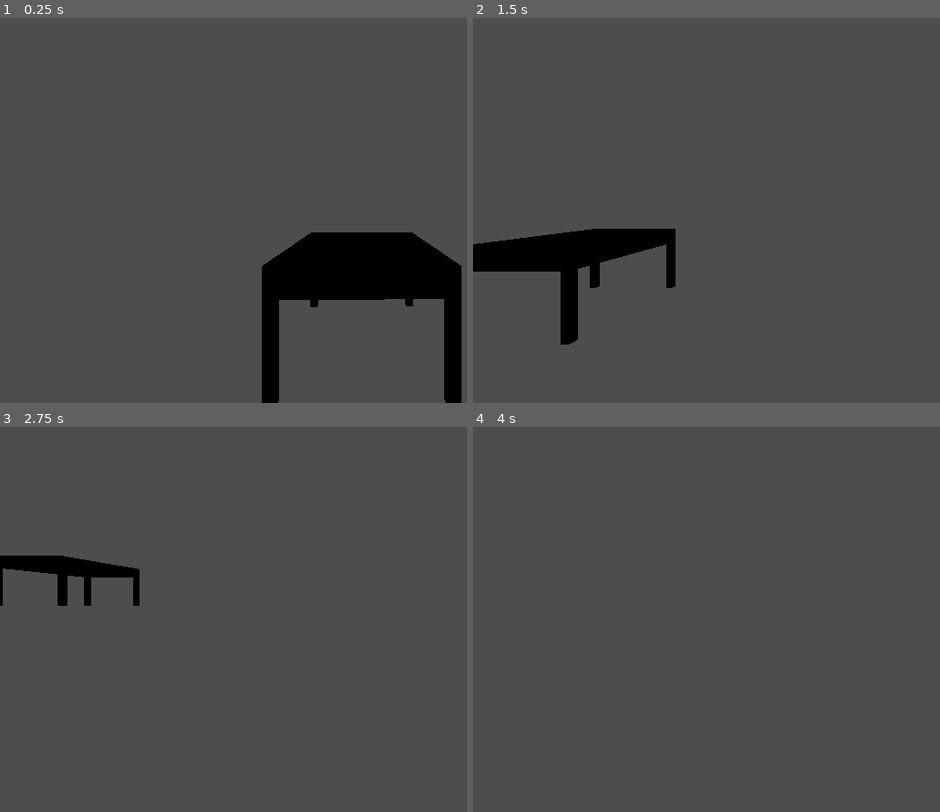
Above: before the commit, frames 1-4 (two rows, left to right).
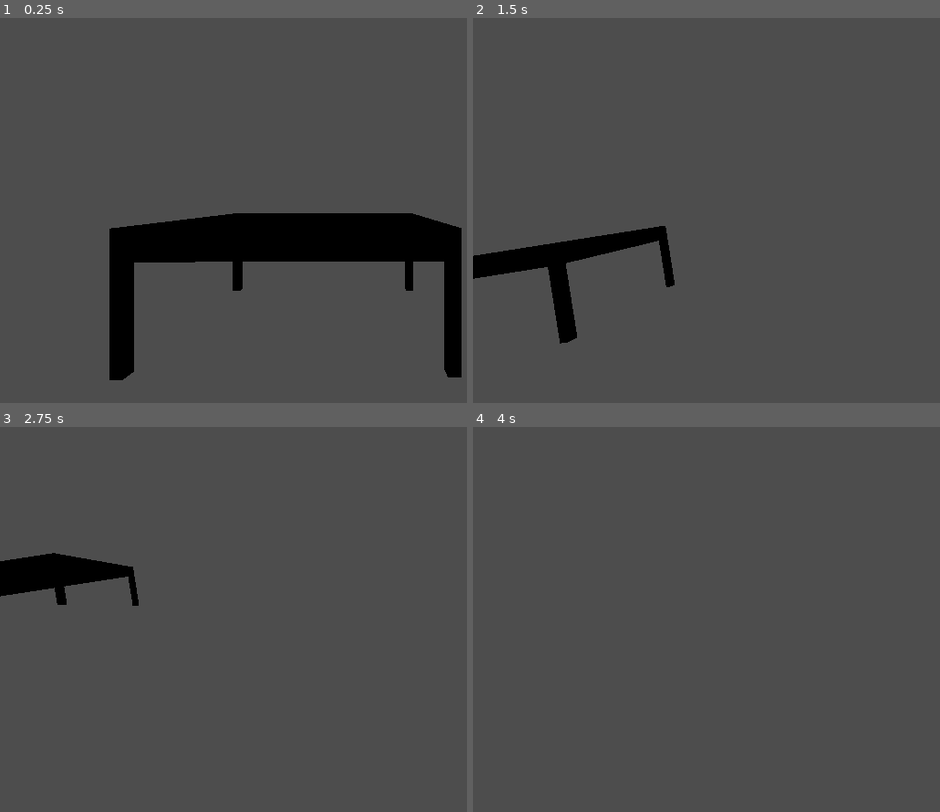
Above: after the commit, the same moments.

Repository: KhalidASC20/Tables
Game: Godot game, scene res://scenes/game.tscn
Two runs of this game, one before a commit and one after it. Both use one fixed random seed, a clock stepped at 60 frames per second and the inputs below.
Inputs:
- Up to frame 1 (0.25 s): no input
- Up to frame 2 (1.5 s): tap Enter (ui_accept) at 0.5, 0.77 s; hold Right (ui_right) 0.53-1.28 s; hold Down (ui_down) from 1.28 s (still down)
- Up to frame 3 (2.75 s): tap Enter (ui_accept) at 1.52 s; release Down (ui_down) at 2.03 s; hold Right (ui_right) from 2.03 s (still down)
- Up to frame 4 (4 s): release Right (ui_right) at 2.78 s; hold Up (ui_up) 2.78-3.53 s; tap Enter (ui_accept) at 3.02, 3.5, 3.77 s; hold Left (ui_left) from 3.53 s (still down)

The runs differ from the first frame. In frame 1, 13% of the frame differs, in the area x 23-99%, y 50-100%; in frame 2, 2.2%; in frame 3, 1.1%; in frame 4, nothing differs.
Error before the commit: Parse Error: Too few arguments for "translated()" call. Expected at least 1 but received 0. (res://scripts/stretch-table.gd:26)

Commit message:
final table mechanics

Diff:
--- a/scenes/table.tscn
+++ b/scenes/table.tscn
@@ -14,16 +14,446 @@
 [sub_resource type="BoxMesh" id="BoxMesh_6hcu0"]
 size = Vector3(0.1, 1, 0.1)
 
+[sub_resource type="Animation" id="Animation_hj6gv"]
+resource_name = "stretch_y"
+loop_mode = 2
+tracks/0/type = "value"
+tracks/0/imported = false
+tracks/0/enabled = true
+tracks/0/path = NodePath("Tabletop:position")
+tracks/0/interp = 1
+tracks/0/loop_wrap = true
+tracks/0/keys = {
+"times": PackedFloat32Array(0, 1),
+"transitions": PackedFloat32Array(1, 1),
+"update": 0,
+"values": [Vector3(0, 1, 0), Vector3(0, 4, 0)]
+}
+tracks/1/type = "value"
+tracks/1/imported = false
+tracks/1/enabled = true
+tracks/1/path = NodePath("Legs:position")
+tracks/1/interp = 1
+tracks/1/loop_wrap = true
+tracks/1/keys = {
+"times": PackedFloat32Array(0, 1),
+"transitions": PackedFloat32Array(1, 1),
+"update": 0,
+"values": [Vector3(0, 1, 0), Vector3(0, 4, 0)]
+}
+tracks/2/type = "value"
+tracks/2/imported = false
+tracks/2/enabled = true
+tracks/2/path = NodePath("Legs/LegRF:shape:size")
+tracks/2/interp = 1
+tracks/2/loop_wrap = true
+tracks/2/keys = {
+"times": PackedFloat32Array(0, 1),
+"transitions": PackedFloat32Array(1, 1),
+"update": 0,
+"values": [Vector3(0.1, 1, 0.1), Vector3(0.1, 4, 0.1)]
+}
+tracks/3/type = "value"
+tracks/3/imported = false
+tracks/3/enabled = true
+tracks/3/path = NodePath("Legs/LegRF/LegRFMesh:mesh:size")
+tracks/3/interp = 1
+tracks/3/loop_wrap = true
+tracks/3/keys = {
+"times": PackedFloat32Array(0, 1),
+"transitions": PackedFloat32Array(1, 1),
+"update": 0,
+"values": [Vector3(0.1, 1, 0.1), Vector3(0.1, 4, 0.1)]
+}
+tracks/4/type = "value"
+tracks/4/imported = false
+tracks/4/enabled = true
+tracks/4/path = NodePath("Legs/LegRF:position")
+tracks/4/interp = 1
+tracks/4/loop_wrap = true
+tracks/4/keys = {
+"times": PackedFloat32Array(0, 1),
+"transitions": PackedFloat32Array(1, 1),
+"update": 0,
+"values": [Vector3(0.95, -0.5, 0.7), Vector3(0.95, -2, 0.7)]
+}
+tracks/5/type = "value"
+tracks/5/imported = false
+tracks/5/enabled = true
+tracks/5/path = NodePath("Legs/LegLF:position")
+tracks/5/interp = 1
+tracks/5/loop_wrap = true
+tracks/5/keys = {
+"times": PackedFloat32Array(0, 1),
+"transitions": PackedFloat32Array(1, 1),
+"update": 0,
+"values": [Vector3(-0.95, -0.5, 0.7), Vector3(-0.95, -2, 0.7)]
+}
+tracks/6/type = "value"
+tracks/6/imported = false
+tracks/6/enabled = true
+tracks/6/path = NodePath("Legs/LegRB:position")
+tracks/6/interp = 1
+tracks/6/loop_wrap = true
+tracks/6/keys = {
+"times": PackedFloat32Array(0, 1),
+"transitions": PackedFloat32Array(1, 1),
+"update": 0,
+"values": [Vector3(0.95, -0.5, -0.7), Vector3(0.95, -2, -0.7)]
+}
+tracks/7/type = "value"
+tracks/7/imported = false
+tracks/7/enabled = true
+tracks/7/path = NodePath("Legs/LegLB:position")
+tracks/7/interp = 1
+tracks/7/loop_wrap = true
+tracks/7/keys = {
+"times": PackedFloat32Array(0, 1),
+"transitions": PackedFloat32Array(1, 1),
+"update": 0,
+"values": [Vector3(-0.95, -0.5, -0.7), Vector3(-0.95, -2, -0.7)]
+}
+
+[sub_resource type="Animation" id="Animation_cpqfw"]
+length = 0.001
+tracks/0/type = "value"
+tracks/0/imported = false
+tracks/0/enabled = true
+tracks/0/path = NodePath("Tabletop:position")
+tracks/0/interp = 1
+tracks/0/loop_wrap = true
+tracks/0/keys = {
+"times": PackedFloat32Array(0),
+"transitions": PackedFloat32Array(1),
+"update": 0,
+"values": [Vector3(0, 1, 0)]
+}
+tracks/1/type = "value"
+tracks/1/imported = false
+tracks/1/enabled = true
+tracks/1/path = NodePath("Legs:position")
+tracks/1/interp = 1
+tracks/1/loop_wrap = true
+tracks/1/keys = {
+"times": PackedFloat32Array(0),
+"transitions": PackedFloat32Array(1),
+"update": 0,
+"values": [Vector3(0, 1, 0)]
+}
+tracks/2/type = "value"
+tracks/2/imported = false
+tracks/2/enabled = true
+tracks/2/path = NodePath("Legs/LegRF:shape:size")
+tracks/2/interp = 1
+tracks/2/loop_wrap = true
+tracks/2/keys = {
+"times": PackedFloat32Array(0),
+"transitions": PackedFloat32Array(1),
+"update": 0,
+"values": [Vector3(0.1, 1, 0.1)]
+}
+tracks/3/type = "value"
+tracks/3/imported = false
+tracks/3/enabled = true
+tracks/3/path = NodePath("Legs/LegRF/LegRFMesh:mesh:size")
+tracks/3/interp = 1
+tracks/3/loop_wrap = true
+tracks/3/keys = {
+"times": PackedFloat32Array(0),
+"transitions": PackedFloat32Array(1),
+"update": 0,
+"values": [Vector3(0.1, 1, 0.1)]
+}
+tracks/4/type = "value"
+tracks/4/imported = false
+tracks/4/enabled = true
+tracks/4/path = NodePath("Legs/LegRF:position")
+tracks/4/interp = 1
+tracks/4/loop_wrap = true
+tracks/4/keys = {
+"times": PackedFloat32Array(0),
+"transitions": PackedFloat32Array(1),
+"update": 0,
+"values": [Vector3(0.95, -0.5, 0.7)]
+}
+tracks/5/type = "value"
+tracks/5/imported = false
+tracks/5/enabled = true
+tracks/5/path = NodePath("Legs/LegLF:position")
+tracks/5/interp = 1
+tracks/5/loop_wrap = true
+tracks/5/keys = {
+"times": PackedFloat32Array(0),
+"transitions": PackedFloat32Array(1),
+"update": 0,
+"values": [Vector3(-0.95, -0.5, 0.7)]
+}
+tracks/6/type = "value"
+tracks/6/imported = false
+tracks/6/enabled = true
+tracks/6/path = NodePath("Legs/LegRB:position")
+tracks/6/interp = 1
+tracks/6/loop_wrap = true
+tracks/6/keys = {
+"times": PackedFloat32Array(0),
+"transitions": PackedFloat32Array(1),
+"update": 0,
+"values": [Vector3(0.95, -0.5, -0.7)]
+}
+tracks/7/type = "value"
+tracks/7/imported = false
+tracks/7/enabled = true
+tracks/7/path = NodePath("Legs/LegLB:position")
+tracks/7/interp = 1
+tracks/7/loop_wrap = true
+tracks/7/keys = {
+"times": PackedFloat32Array(0),
+"transitions": PackedFloat32Array(1),
+"update": 0,
+"values": [Vector3(-0.95, -0.5, -0.7)]
+}
+tracks/8/type = "value"
+tracks/8/imported = false
+tracks/8/enabled = true
+tracks/8/path = NodePath("Tabletop/TableTopCollider:shape:size")
+tracks/8/interp = 1
+tracks/8/loop_wrap = true
+tracks/8/keys = {
+"times": PackedFloat32Array(0),
+"transitions": PackedFloat32Array(1),
+"update": 0,
+"values": [Vector3(2, 0.25, 1.5)]
+}
+tracks/9/type = "value"
+tracks/9/imported = false
+tracks/9/enabled = true
+tracks/9/path = NodePath("Tabletop/TableTopCollider/TableTopMesh:mesh:size")
+tracks/9/interp = 1
+tracks/9/loop_wrap = true
+tracks/9/keys = {
+"times": PackedFloat32Array(0),
+"transitions": PackedFloat32Array(1),
+"update": 0,
+"values": [Vector3(2, 0.25, 1.5)]
+}
+
+[sub_resource type="Animation" id="Animation_38xek"]
+resource_name = "stretch_x"
+loop_mode = 2
+tracks/0/type = "value"
+tracks/0/imported = false
+tracks/0/enabled = true
+tracks/0/path = NodePath("Tabletop:position")
+tracks/0/interp = 1
+tracks/0/loop_wrap = true
+tracks/0/keys = {
+"times": PackedFloat32Array(0, 1),
+"transitions": PackedFloat32Array(1, 1),
+"update": 0,
+"values": [Vector3(0, 1, 0), Vector3(-3, 1, 0)]
+}
+tracks/1/type = "value"
+tracks/1/imported = false
+tracks/1/enabled = true
+tracks/1/path = NodePath("Tabletop/TableTopCollider:shape:size")
+tracks/1/interp = 1
+tracks/1/loop_wrap = true
+tracks/1/keys = {
+"times": PackedFloat32Array(0, 1),
+"transitions": PackedFloat32Array(1, 1),
+"update": 0,
+"values": [Vector3(2, 0.25, 1.5), Vector3(8, 0.25, 1.5)]
+}
+tracks/2/type = "value"
+tracks/2/imported = false
+tracks/2/enabled = true
+tracks/2/path = NodePath("Tabletop/TableTopCollider/TableTopMesh:mesh:size")
+tracks/2/interp = 1
+tracks/2/loop_wrap = true
+tracks/2/keys = {
+"times": PackedFloat32Array(0, 1),
+"transitions": PackedFloat32Array(1, 1),
+"update": 0,
+"values": [Vector3(2, 0.25, 1.5), Vector3(8, 0.25, 1.5)]
+}
+tracks/3/type = "value"
+tracks/3/imported = false
+tracks/3/enabled = true
+tracks/3/path = NodePath("Legs:position")
+tracks/3/interp = 1
+tracks/3/loop_wrap = true
+tracks/3/keys = {
+"times": PackedFloat32Array(0, 1),
+"transitions": PackedFloat32Array(1, 1),
+"update": 0,
+"values": [Vector3(0, 1, 0), Vector3(-3, 1, 0)]
+}
+tracks/4/type = "value"
+tracks/4/imported = false
+tracks/4/enabled = true
+tracks/4/path = NodePath("Legs/LegRF:position")
+tracks/4/interp = 1
+tracks/4/loop_wrap = true
+tracks/4/keys = {
+"times": PackedFloat32Array(0, 1),
+"transitions": PackedFloat32Array(1, 1),
+"update": 0,
+"values": [Vector3(0.95, -0.5, 0.7), Vector3(3.95, -0.5, 0.7)]
+}
+tracks/5/type = "value"
+tracks/5/imported = false
+tracks/5/enabled = true
+tracks/5/path = NodePath("Legs/LegLF:position")
+tracks/5/interp = 1
+tracks/5/loop_wrap = true
+tracks/5/keys = {
+"times": PackedFloat32Array(0, 1),
+"transitions": PackedFloat32Array(1, 1),
+"update": 0,
+"values": [Vector3(-0.95, -0.5, 0.7), Vector3(-3.95, -0.5, 0.7)]
+}
+tracks/6/type = "value"
+tracks/6/imported = false
+tracks/6/enabled = true
+tracks/6/path = NodePath("Legs/LegRB:position")
+tracks/6/interp = 1
+tracks/6/loop_wrap = true
+tracks/6/keys = {
+"times": PackedFloat32Array(0, 1),
+"transitions": PackedFloat32Array(1, 1),
+"update": 0,
+"values": [Vector3(0.95, -0.5, -0.7), Vector3(3.95, -0.5, -0.7)]
+}
+tracks/7/type = "value"
+tracks/7/imported = false
+tracks/7/enabled = true
+tracks/7/path = NodePath("Legs/LegLB:position")
+tracks/7/interp = 1
+tracks/7/loop_wrap = true
+tracks/7/keys = {
+"times": PackedFloat32Array(0, 1),
+"transitions": PackedFloat32Array(1, 1),
+"update": 0,
+"values": [Vector3(-0.95, -0.5, -0.7), Vector3(-3.95, -0.5, -0.7)]
+}
+
+[sub_resource type="Animation" id="Animation_oxerp"]
+resource_name = "stretch_z"
+tracks/0/type = "value"
+tracks/0/imported = false
+tracks/0/enabled = true
+tracks/0/path = NodePath("Tabletop/TableTopCollider:shape:size")
+tracks/0/interp = 1
+tracks/0/loop_wrap = true
+tracks/0/keys = {
+"times": PackedFloat32Array(0, 1),
+"transitions": PackedFloat32Array(1, 1),
+"update": 0,
+"values": [Vector3(2, 0.25, 1.5), Vector3(2, 0.25, 6)]
+}
+tracks/1/type = "value"
+tracks/1/imported = false
+tracks/1/enabled = true
+tracks/1/path = NodePath("Tabletop/TableTopCollider/TableTopMesh:mesh:size")
+tracks/1/interp = 1
+tracks/1/loop_wrap = true
+tracks/1/keys = {
+"times": PackedFloat32Array(0, 1),
+"transitions": PackedFloat32Array(1, 1),
+"update": 0,
+"values": [Vector3(2, 0.25, 1.5), Vector3(2, 0.25, 6)]
+}
+tracks/2/type = "value"
+tracks/2/imported = false
+tracks/2/enabled = true
+tracks/2/path = NodePath("Tabletop:position")
+tracks/2/interp = 1
+tracks/2/loop_wrap = true
+tracks/2/keys = {
+"times": PackedFloat32Array(0, 1),
+"transitions": PackedFloat32Array(1, 1),
+"update": 0,
+"values": [Vector3(0, 1, 0), Vector3(0, 1, 2.25)]
+}
+tracks/3/type = "value"
+tracks/3/imported = false
+tracks/3/enabled = true
+tracks/3/path = NodePath("Legs:position")
+tracks/3/interp = 1
+tracks/3/loop_wrap = true
+tracks/3/keys = {
+"times": PackedFloat32Array(0, 1),
+"transitions": PackedFloat32Array(1, 1),
+"update": 0,
+"values": [Vector3(0, 1, 0), Vector3(0, 1, 2.25)]
+}
+tracks/4/type = "value"
+tracks/4/imported = false
+tracks/4/enabled = true
+tracks/4/path = NodePath("Legs/LegRF:position")
+tracks/4/interp = 1
+tracks/4/loop_wrap = true
+tracks/4/keys = {
+"times": PackedFloat32Array(0, 1),
+"transitions": PackedFloat32Array(1, 1),
+"update": 0,
+"values": [Vector3(0.95, -0.5, 0.7), Vector3(0.95, -0.5, 2.95)]
+}
+tracks/5/type = "value"
+tracks/5/imported = false
+tracks/5/enabled = true
+tracks/5/path = NodePath("Legs/LegLF:position")
+tracks/5/interp = 1
+tracks/5/loop_wrap = true
+tracks/5/keys = {
+"times": PackedFloat32Array(0, 1),
+"transitions": PackedFloat32Array(1, 1),
+"update": 0,
+"values": [Vector3(-0.95, -0.5, 0.7), Vector3(-0.95, -0.5, 2.95)]
+}
+tracks/6/type = "value"
+tracks/6/imported = false
+tracks/6/enabled = true
+tracks/6/path = NodePath("Legs/LegRB:position")
+tracks/6/interp = 1
+tracks/6/loop_wrap = true
+tracks/6/keys = {
+"times": PackedFloat32Array(0, 1),
+"transitions": PackedFloat32Array(1, 1),
+"update": 0,
+"values": [Vector3(0.95, -0.5, -0.7), Vector3(0.95, -0.5, -2.95)]
+}
+tracks/7/type = "value"
+tracks/7/imported = false
+tracks/7/enabled = true
+tracks/7/path = NodePath("Legs/LegLB:position")
+tracks/7/interp = 1
+tracks/7/loop_wrap = true
+tracks/7/keys = {
+"times": PackedFloat32Array(0, 1),
+"transitions": PackedFloat32Array(1, 1),
+"update": 0,
+"values": [Vector3(-0.95, -0.5, -0.7), Vector3(-0.95, -0.5, -2.95)]
+}
+
+[sub_resource type="AnimationLibrary" id="AnimationLibrary_tumh8"]
+_data = {
+"RESET": SubResource("Animation_cpqfw"),
+"stretch_x": SubResource("Animation_38xek"),
+"stretch_y": SubResource("Animation_hj6gv"),
+"stretch_z": SubResource("Animation_oxerp")
+}
+
 [node name="Table" type="Node3D"]
 script = ExtResource("1_6ud5r")
 
 [node name="Tabletop" type="RigidBody3D" parent="."]
 transform = Transform3D(1, 0, 0, 0, 1, 0, 0, 0, 1, 0, 1, 0)
 
-[node name="TableTop" type="CollisionShape3D" parent="Tabletop"]
+[node name="TableTopCollider" type="CollisionShape3D" parent="Tabletop"]
 shape = SubResource("BoxShape3D_qakp3")
 
-[node name="TableTopMesh" type="MeshInstance3D" parent="Tabletop/TableTop"]
+[node name="TableTopMesh" type="MeshInstance3D" parent="Tabletop/TableTopCollider"]
 mesh = SubResource("BoxMesh_yrcck")
 skeleton = NodePath("../../..")
 
@@ -32,10 +462,10 @@
 node_b = NodePath("../../Legs")
 
 [node name="Legs" type="RigidBody3D" parent="."]
-transform = Transform3D(1, 0, 0, 0, 1, 0, 0, 0, 1, 0, 0.55, 0)
+transform = Transform3D(1, 0, 0, 0, 1, 0, 0, 0, 1, 0, 1, 0)
 
 [node name="LegRF" type="CollisionShape3D" parent="Legs"]
-transform = Transform3D(1, 0, 0, 0, 1, 0, 0, 0, 1, 0.95, 0, 0.7)
+transform = Transform3D(1, 0, 0, 0, 1, 0, 0, 0, 1, 0.95, -0.5, 0.7)
 shape = SubResource("BoxShape3D_frbb1")
 
 [node name="LegRFMesh" type="MeshInstance3D" parent="Legs/LegRF"]
@@ -43,7 +473,7 @@
 skeleton = NodePath("../../LegRB")
 
 [node name="LegLF" type="CollisionShape3D" parent="Legs"]
-transform = Transform3D(1, 0, 0, 0, 1, 0, 0, 0, 1, -0.95, 0, 0.7)
+transform = Transform3D(1, 0, 0, 0, 1, 0, 0, 0, 1, -0.95, -0.5, 0.7)
 shape = SubResource("BoxShape3D_frbb1")
 
 [node name="LegLFMesh" type="MeshInstance3D" parent="Legs/LegLF"]
@@ -51,16 +481,21 @@
 skeleton = NodePath("../../LegRB")
 
 [node name="LegRB" type="CollisionShape3D" parent="Legs"]
-transform = Transform3D(1, 0, 0, 0, 1, 0, 0, 0, 1, 0.95, 0, -0.7)
+transform = Transform3D(1, 0, 0, 0, 1, 0, 0, 0, 1, 0.95, -0.5, -0.7)
 shape = SubResource("BoxShape3D_frbb1")
 
 [node name="LegRBMesh" type="MeshInstance3D" parent="Legs/LegRB"]
 mesh = SubResource("BoxMesh_6hcu0")
 
 [node name="LegLB" type="CollisionShape3D" parent="Legs"]
-transform = Transform3D(1, 0, 0, 0, 1, 0, 0, 0, 1, -0.95, 0, -0.7)
+transform = Transform3D(1, 0, 0, 0, 1, 0, 0, 0, 1, -0.95, -0.5, -0.7)
 shape = SubResource("BoxShape3D_frbb1")
 
 [node name="LegLBMesh" type="MeshInstance3D" parent="Legs/LegLB"]
 mesh = SubResource("BoxMesh_6hcu0")
 skeleton = NodePath("../../LegRB")
+
+[node name="AnimationPlayer" type="AnimationPlayer" parent="."]
+libraries = {
+"": SubResource("AnimationLibrary_tumh8")
+}
--- a/scripts/stretch-table.gd
+++ b/scripts/stretch-table.gd
@@ -1,47 +1,31 @@
 extends Node3D
-
-const LOWER_BOUND = 0.5
-const UPPER_BOUND = 5
-
-@onready var tabletop = $Tabletop.find_children("*")
-@onready var legs = $Legs.find_children("*")
+@onready var stretcher: AnimationPlayer = $AnimationPlayer
 
 # Called when the node enters the scene tree for the first time.
 func _ready() -> void:
-	print(legs)
-	print(tabletop)
-	pass
+	stretch("z")
 
 # Called every frame. 'delta' is the elapsed time since the previous frame.
 func _process(delta: float) -> void:
-	var scale_factor = 1.001
-
-	for leg: Node3D in legs:
-		var leg_height = leg.scale.y
-		leg.transform = leg.transform.scaled(Vector3(1, scale_factor, 1))
-		leg.transform = leg.transform.translated(Vector3(0, abs(leg_height - leg.scale.y) / 2, 0))
-		#print("-----")
-
-	for top:Node3D in tabletop:
-		top.transform = top.transform.translated()
-	##print(delta * Vector3(0,1,0))
-	#$Tabletop.transform = $Tabletop.transform.scaled_local(Vector3(1,1,1.5))
-	#print($Tabletop.scale)
-
-
-	#for node: Node3D in top:
-		##print(node.transform.origin.y)
-		##print(scale_factor - 1)
-		#print(diff_y)
-		#print("------")
-		#node.transform = node.transform.translated_local(Vector3(0, diff_y, 0) * delta)
-		#print(node.position.y)
-
-
+	print($Tabletop.global_position)
+	print($Tabletop/StaticPin.global_position)
+	print(stretcher.is_playing())
+	print("-------")
 	pass
 
-func stretch(x, y, z) -> void:
-	pass
+func stretch(axis) -> void:
+	if axis == "x":
+		stretcher.play("stretch_x")
+		stretcher.advance(0)
+		return
+	elif axis == "y":
+		stretcher.play("stretch_y")
+		stretcher.advance(0)
+		return
+	elif axis == "z":
+		stretcher.play("stretch_z")
+		stretcher.advance(0)
+		return
 
 func reset() -> void:
 	pass
Not shown: 1 places in scenes/table.tscn that only renumber resources
Not shown, added: scenes/tab406E.tmp
Not shown, added: scenes/tab5E4E.tmp
